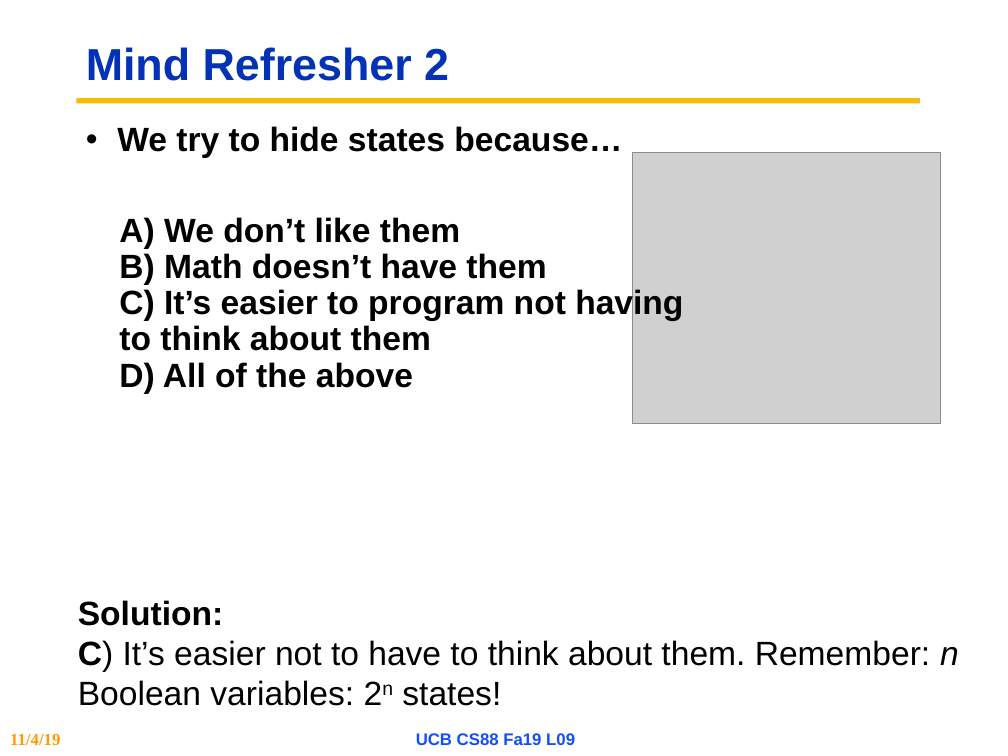
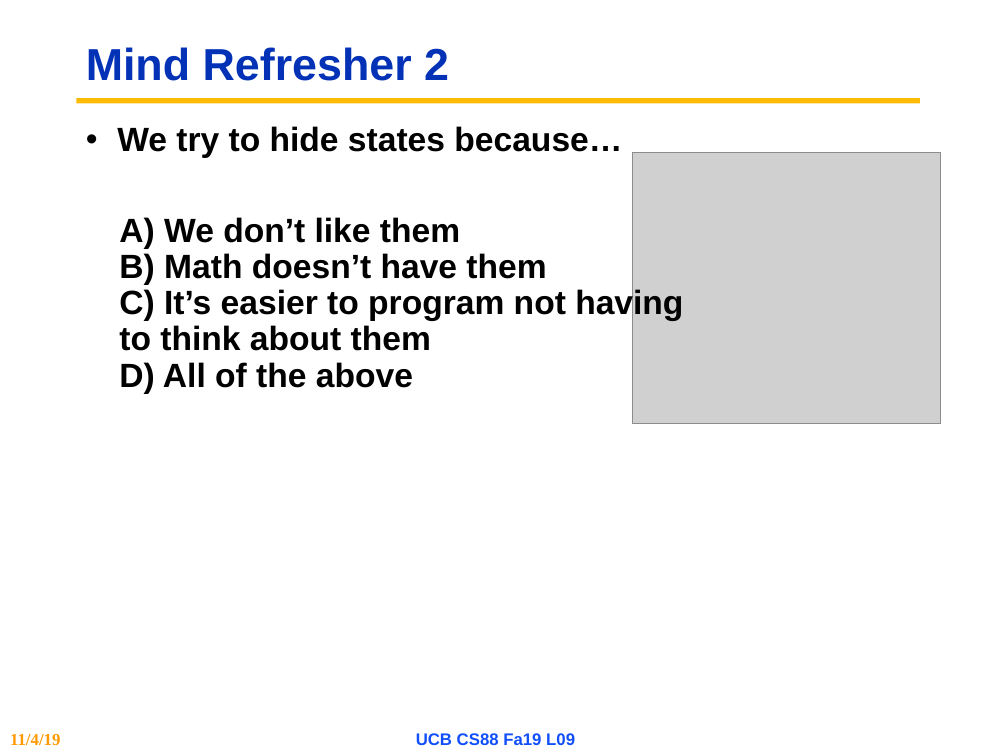
Before and after one commit to cs88-website/cs88-website.github.io, a slide deck: slide 6 of fa19/assets/slides/fa19/09-Object_Oriented_Programming.pptx (slide 4 before the commit). Drawn at 1008x756 pixels with LibreOffice and Linux fonts; fonts in the diff are those of the drawing; grey boxes stand for pictures; background and template pictures are left out. Boxes give left, top, right and bottom in pixels: in the first picture for what was removed or moved away, otherwise in the second. Text is boxed around its words. In the diff, an @@ line names an element or a change of style, - is before the commit and + after.

```diff
--- a/fa19/assets/slides/fa19/09-Object_Oriented_Programming.pptx
+++ b/fa19/assets/slides/fa19/09-Object_Oriented_Programming.pptx
@@ text removed at <box>78,600,959,706</box> @@
-Solution:
-C) It’s easier not to have to think about them. Remember: n Boolean variables: 2n states!
```
Also in this commit, not shown: 1 other slide changed, 2 slides added, 10 other files.
